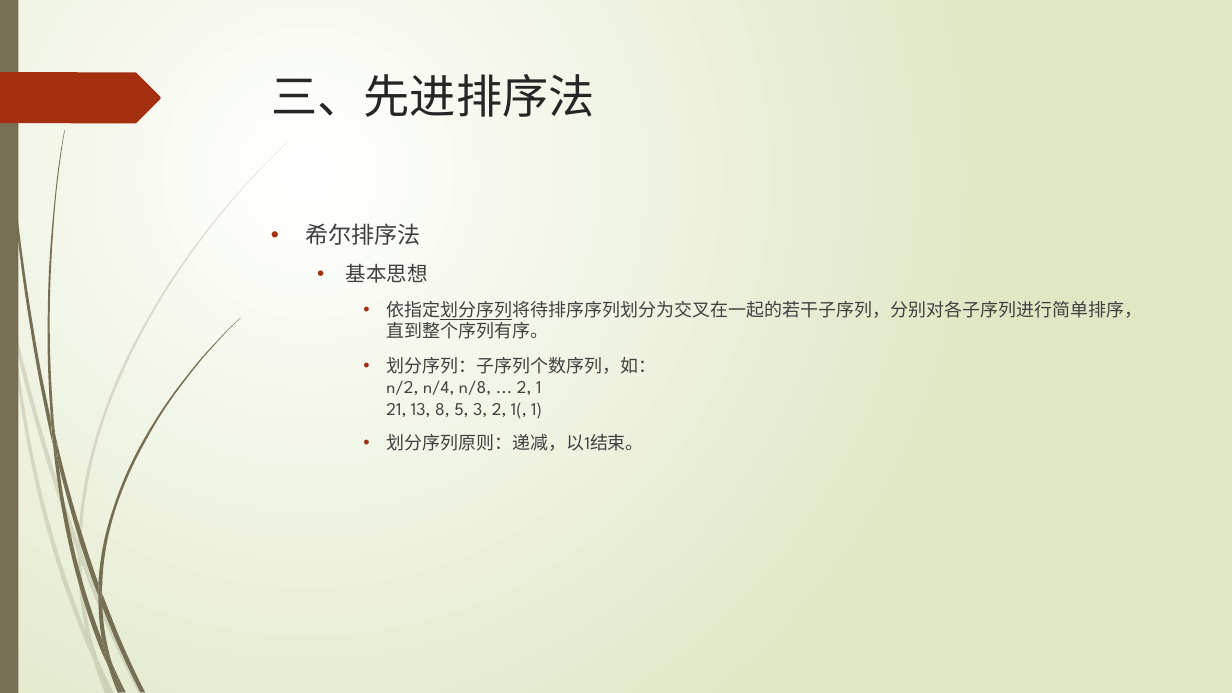
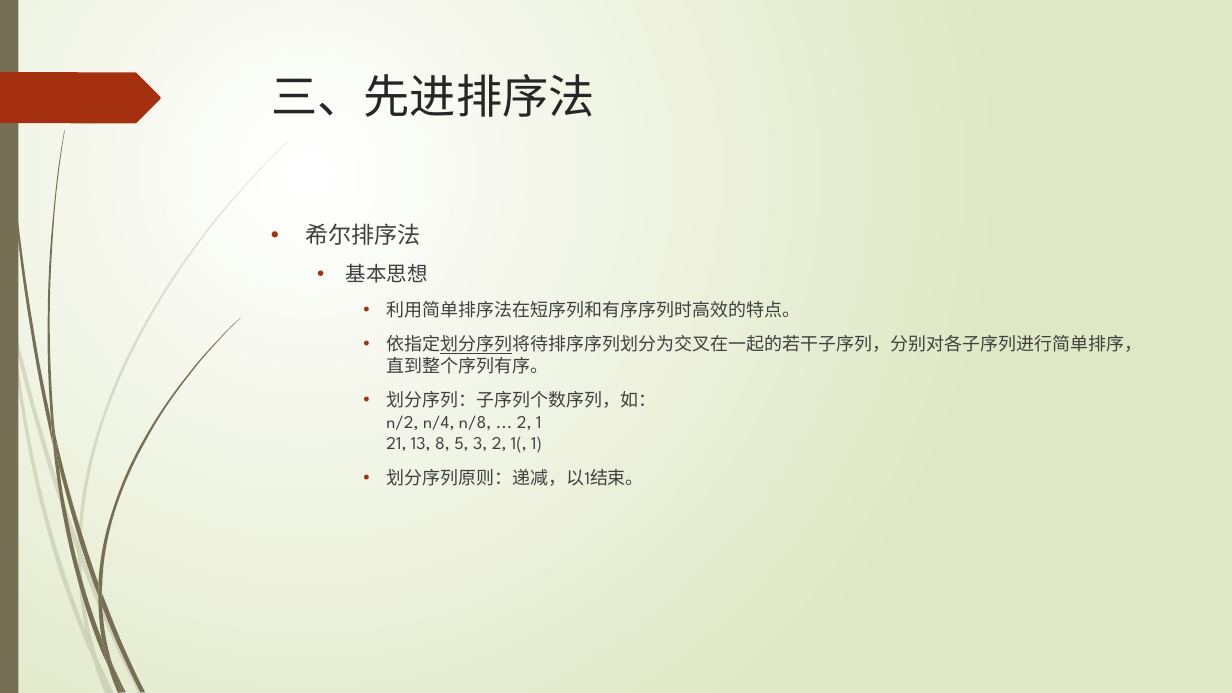
Before and after one commit to TeacherPeng/Datastruct, a slide deck: slide 14 of 教案/第09章 内排序.pptx. Drawn at 1232x693 pixels with LibreOffice and Linux fonts; fonts in the diff are those of the drawing. Boxes give left, top, right and bottom in pixels: in the first picture for what was removed or moved away, otherwise in the second. Text is boxed around its words. In the diff, an @@ line names an element or a change of style, - is before the commit and + after.

```diff
--- a/教案/第09章 内排序.pptx
+++ b/教案/第09章 内排序.pptx
@@ text at (386, 301, 800, 318): paragraph added @@
+    • 利用简单排序法在短序列和有序序列时高效的特点。
```
Also in this commit, not shown: 2 other slides changed, 1 slide added.
